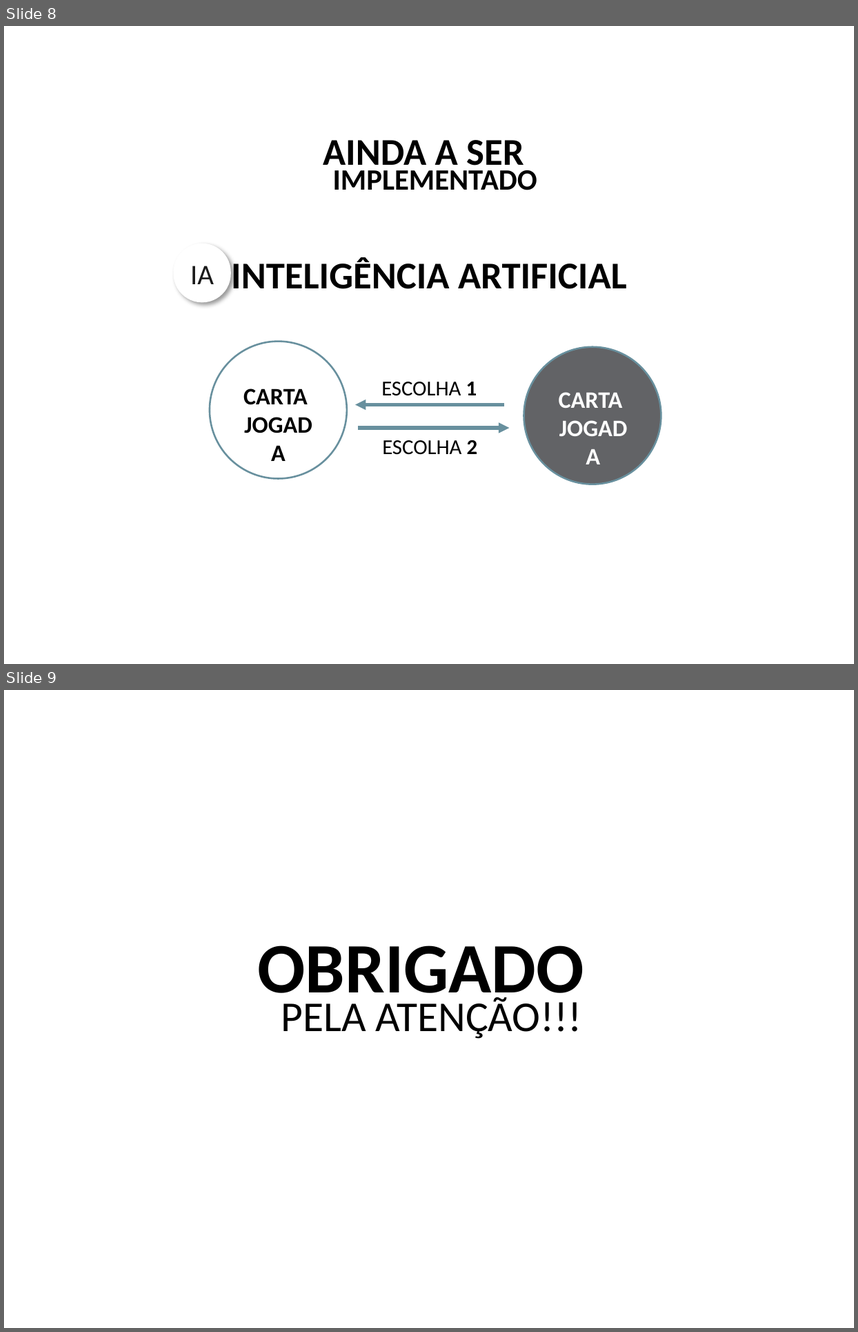
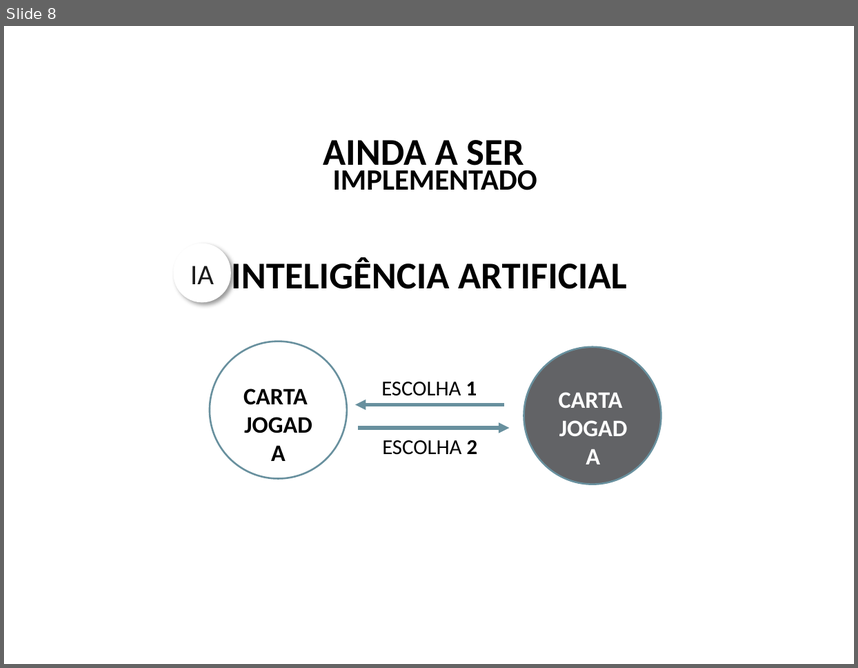
Before and after one commit to pedrobealves/truco-java, a slide deck: apr/systemTruco.pptx. Shown one above the other, each under a label of ours: slides 8 and 9 before the commit, slide 8 after it. The pictures are 858x1332 and 858x668 pixels, drawn with LibreOffice and Linux fonts; fonts in the diff are those of the drawing; background and template pictures are left out. Boxes give left, top, right and bottom in pixels: in the first picture for what was removed or moved away, otherwise in the second. Text is boxed around its words. In the diff, an @@ line names an element or a change of style, - is before the commit and + after.

```diff
--- a/apr/systemTruco.pptx
+++ b/apr/systemTruco.pptx
@@ slide 9 removed at [4, 690, 854, 1328], background picture (left out) @@
@@ title removed at [257, 945, 584, 1009] @@
-OBRIGADO
@@ text removed at [281, 997, 582, 1038] @@
-PELA ATENÇÃO!!!
```
Also in this commit, not shown: 1 slide added, 4 other files.
